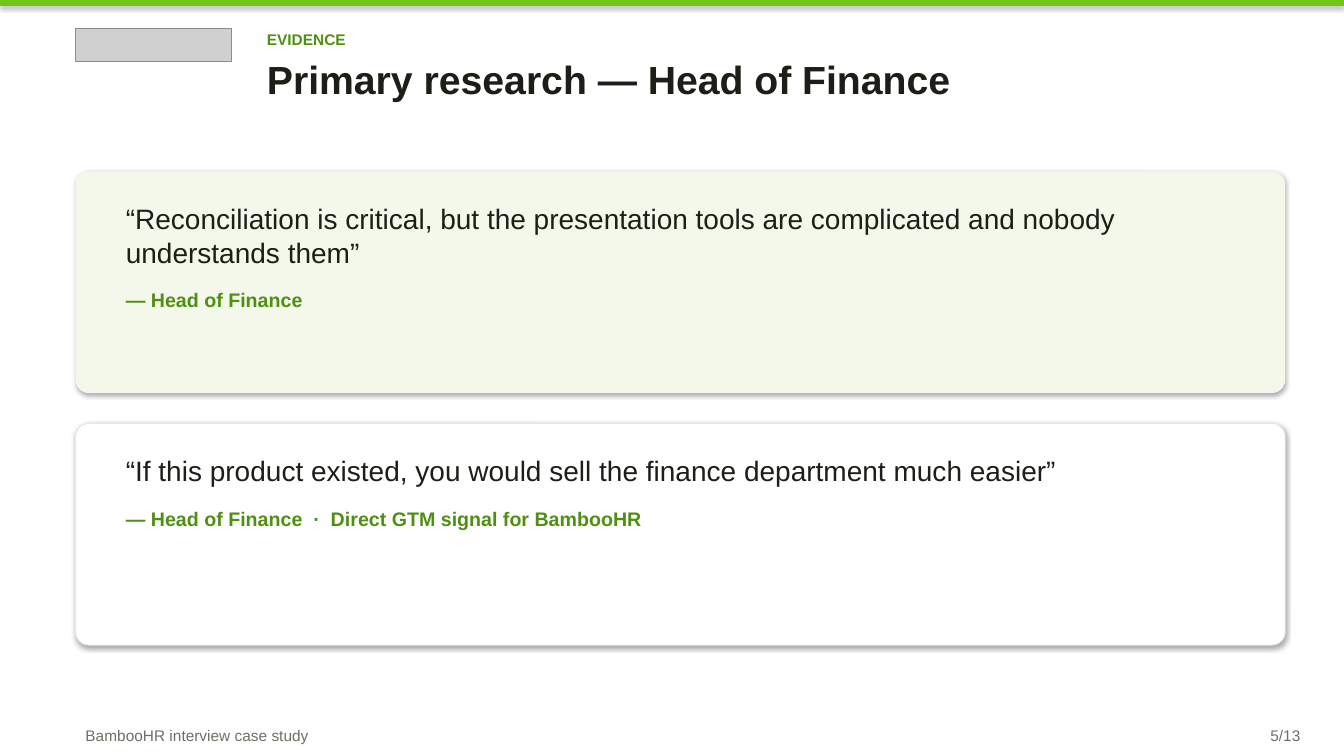
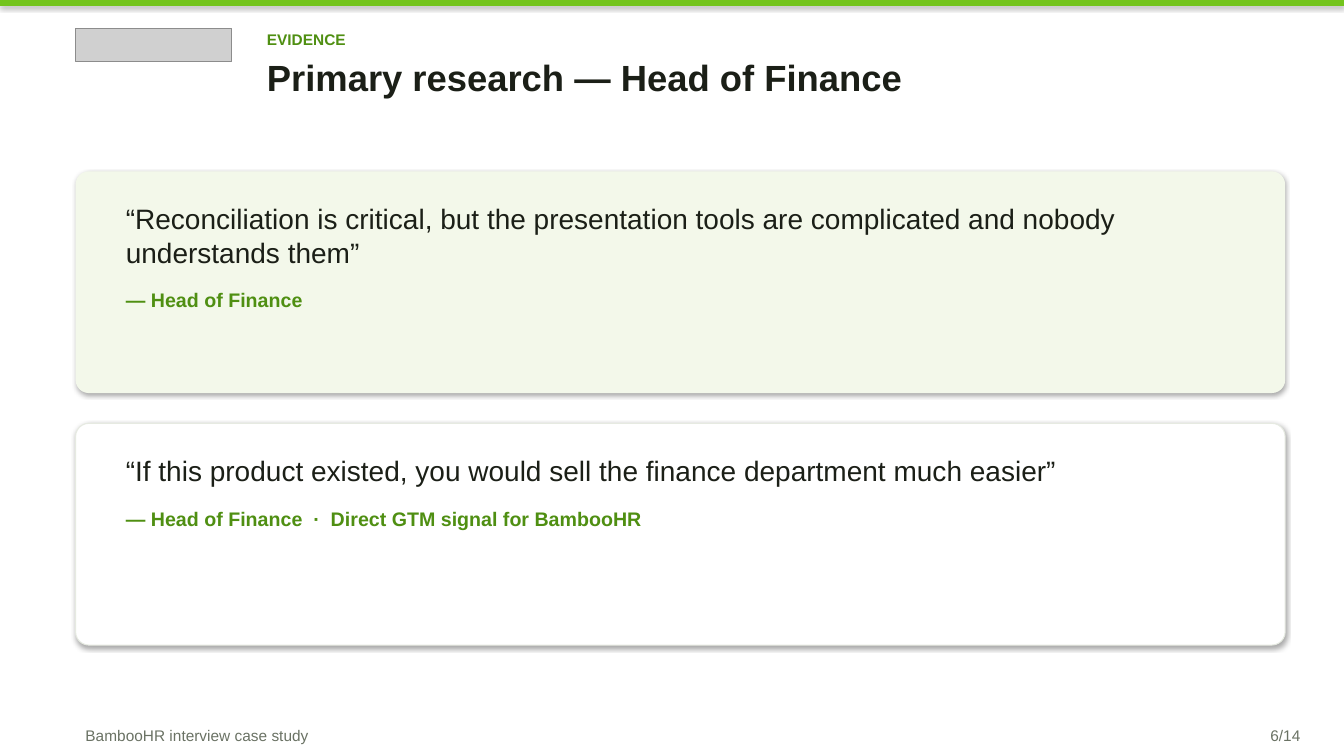
Before and after one commit to Brigdawg/Headcount-Reconciliation, a slide deck: slide 6 of deck/Headcount_Control_Tower_Case_Study.pptx (slide 5 before the commit). Drawn at 1344x756 pixels with LibreOffice and Linux fonts; fonts in the diff are those of the drawing; grey boxes stand for pictures. Boxes give left, top, right and bottom in pixels: in the first picture for what was removed or moved away, otherwise in the second. Text is boxed around its words. In the diff, an @@ line names an element or a change of style, - is before the commit and + after.

Commit message:
Strengthen deck around the problem, client value, and BambooHR value.
Add scrubbed “current spreadsheet” slide, clearer cross-functional process, and market stats focused on HR–Finance cohesion and recon time.

```diff
--- a/deck/Headcount_Control_Tower_Case_Study.pptx
+++ b/deck/Headcount_Control_Tower_Case_Study.pptx
@@ text "Primary research — Head of ..." at <box>267,64,901,99</box>: size 28 to 26 pt @@
@@ text at <box>1270,730,1300,741</box>: text changed @@
-5/13
+6/14
```
Also in this commit, not shown: 8 other slides changed, 5 slides added, 4 slides removed, 3 other files.
